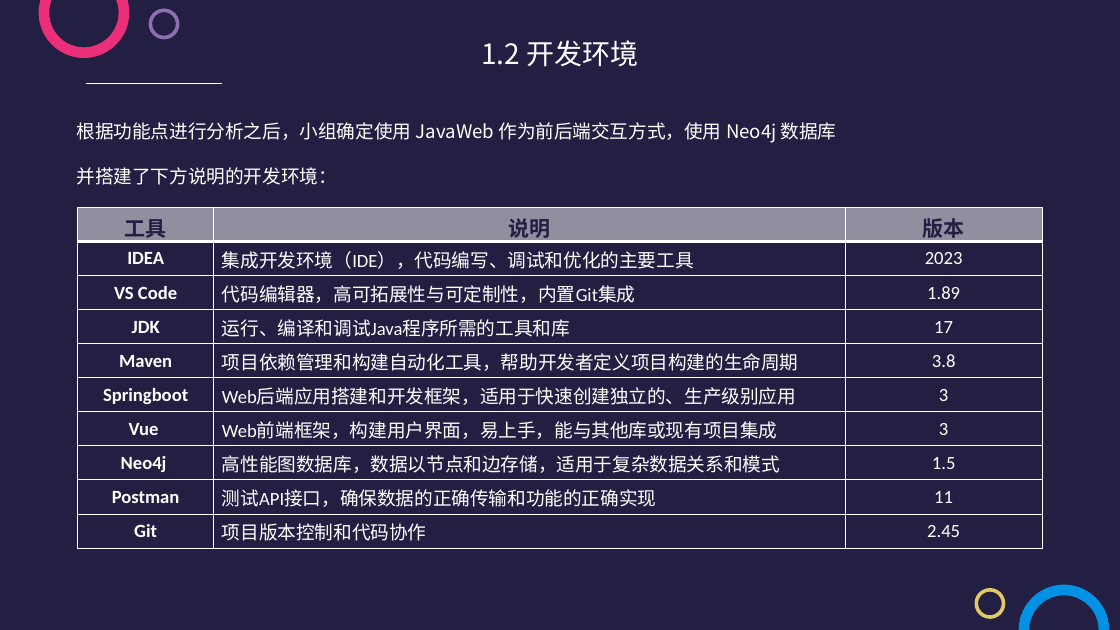
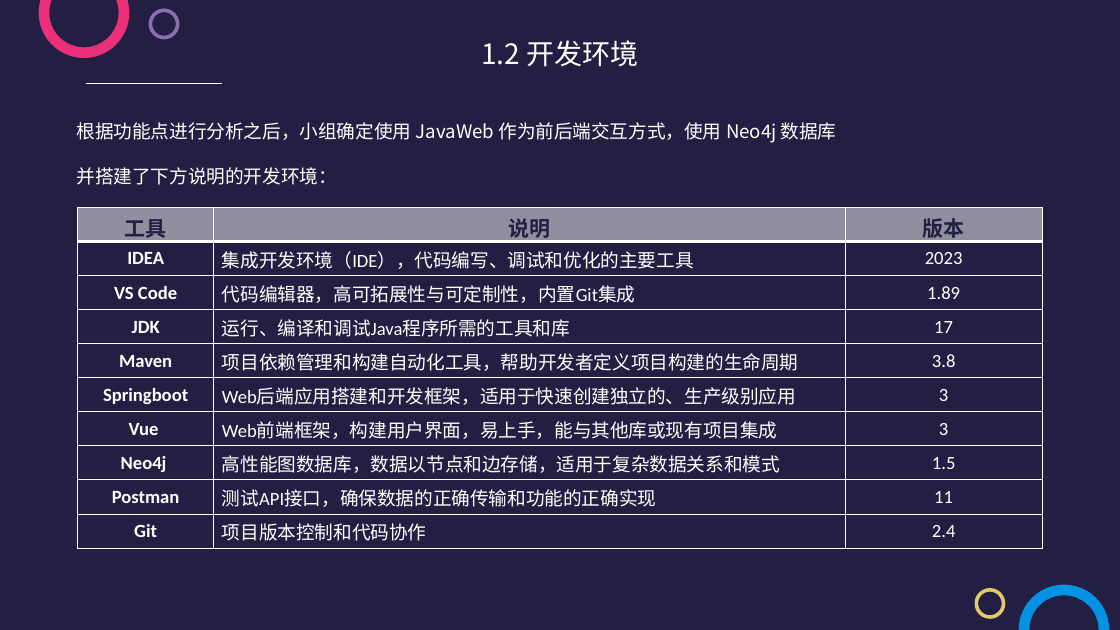
Before and after one commit to Leezy016/WisForm, a slide deck: slide 5 of midRepo.pptx. Drawn at 1120x630 pixels with LibreOffice and Linux fonts; fonts in the diff are those of the drawing. Boxes give left, top, right and bottom in pixels: in the first picture for what was removed or moved away, otherwise in the second. Text is boxed around its words. In the diff, an @@ line names an element or a change of style, - is before the commit and + after.

```diff
--- a/midRepo.pptx
+++ b/midRepo.pptx
@@ table at box(78, 208, 1044, 549) @@
-row 10, column 3: 2.45
+row 10, column 3: 2.4
```
Also in this commit, not shown: 3 other slides changed.
